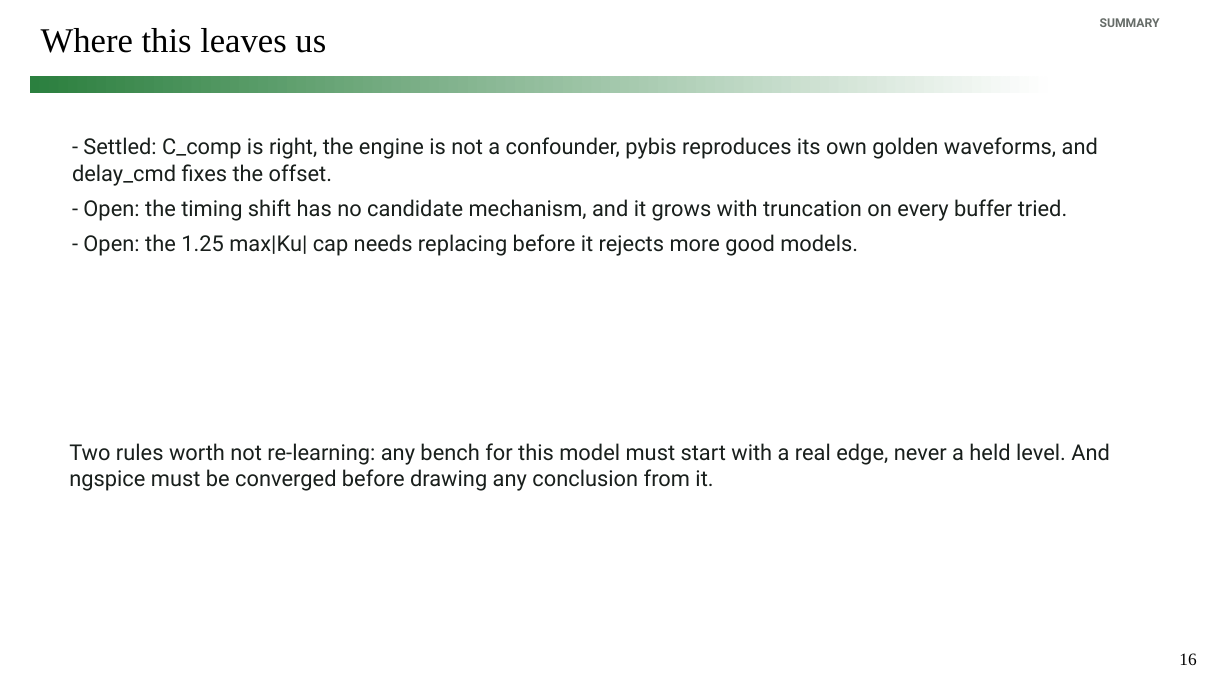
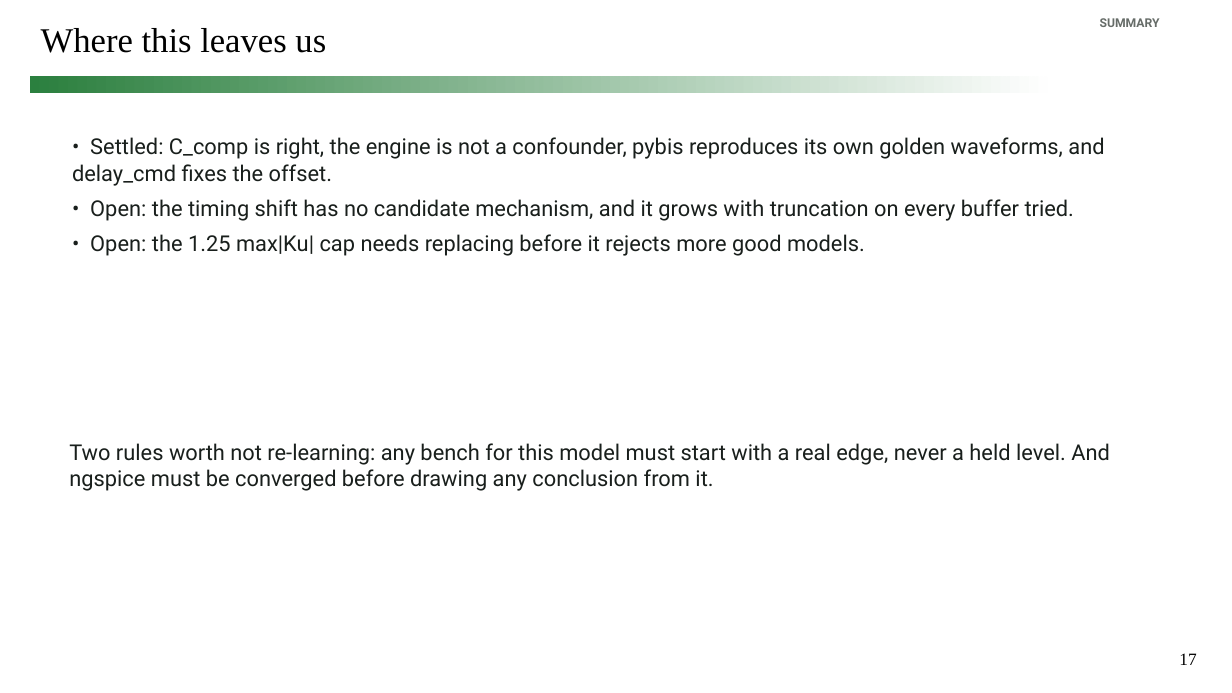
Before and after one commit to simon9721/ibis_comparison, a slide deck: slide 17 of results/meeting_deck_2026-09-04/ibis_pybis_status_2026-09-04.pptx (slide 16 before the commit). Drawn at 1232x693 pixels with LibreOffice and Linux fonts; fonts in the diff are those of the drawing. Boxes give left, top, right and bottom in pixels: in the first picture for what was removed or moved away, otherwise in the second. Text is boxed around its words. In the diff, an @@ line names an element or a change of style, - is before the commit and + after.

```diff
--- a/results/meeting_deck_2026-09-04/ibis_pybis_status_2026-09-04.pptx
+++ b/results/meeting_deck_2026-09-04/ibis_pybis_status_2026-09-04.pptx
@@ text at (72,137,1104,256): text changed @@
-- Settled: C_comp is right, the engine is not a confounder, pybis reproduces its own golden waveforms, and delay_cmd fixes the offset.
-- Open: the timing shift has no candidate mechanism, and it grows with truncation on every buffer tried.
-- Open: the 1.25 max|Ku| cap needs replacing before it rejects more good models.
+• Settled: C_comp is right, the engine is not a confounder, pybis reproduces its own golden waveforms, and delay_cmd fixes the offset.
+• Open: the timing shift has no candidate mechanism, and it grows with truncation on every buffer tried.
+• Open: the 1.25 max|Ku| cap needs replacing before it rejects more good models.
@@ page number at (1179,653,1196,665): text changed @@
-16
+17
```
Also in this commit, not shown: 8 other slides changed, 1 slide added, 13 other files.
